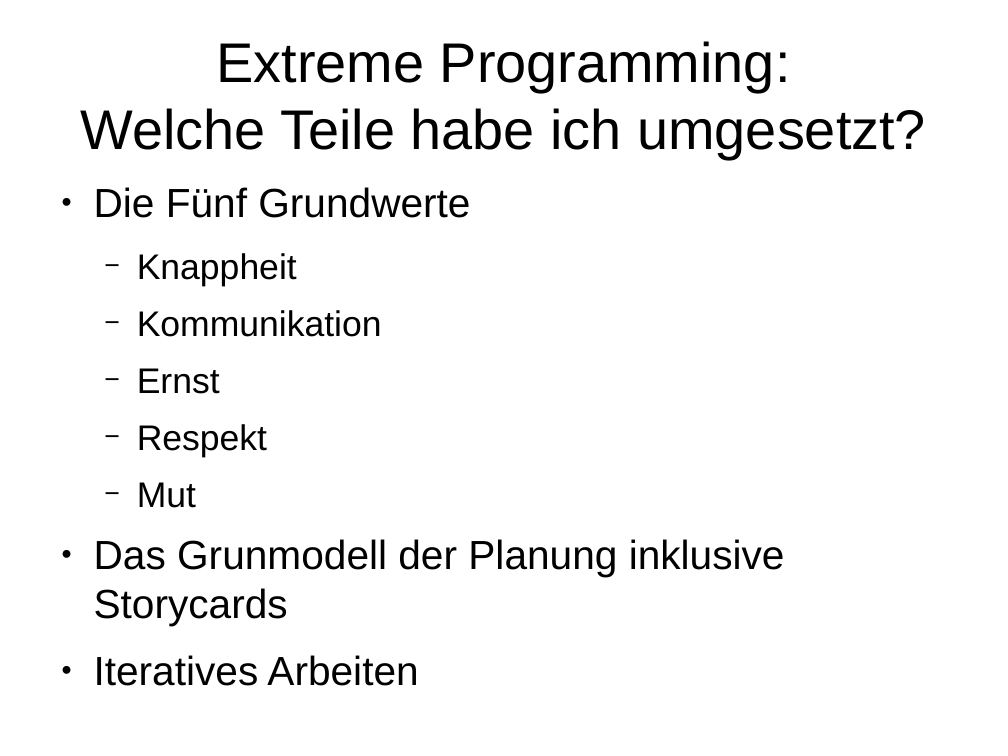
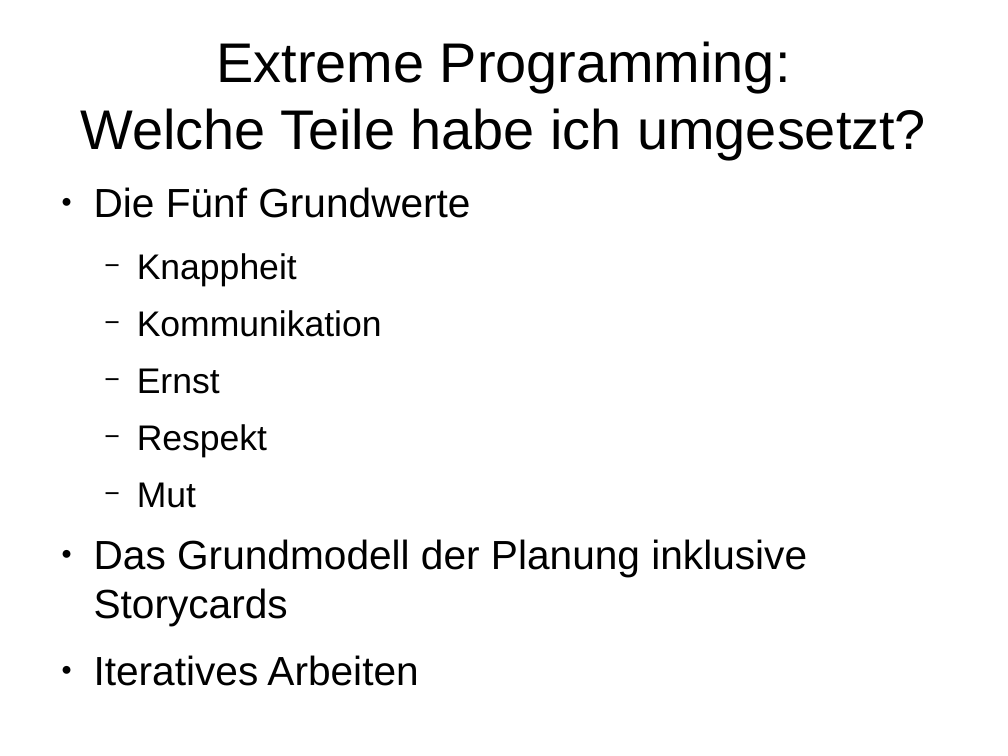
Before and after one commit to dawgermany/praesi-w-sem, a slide deck: slide 12 of Präsentation.odp. Drawn at 1008x756 pixels with LibreOffice and Linux fonts; fonts in the diff are those of the drawing. Boxes give left, top, right and bottom in pixels: in the first picture for what was removed or moved away, otherwise in the second. Text is boxed around its words. In the diff, an @@ line names an element or a change of style, - is before the commit and + after.

```diff
--- a/Präsentation.odp
+++ b/Präsentation.odp
@@ text at bbox=[94, 539, 807, 626]: text changed @@
-● Das Grunmodell der Planung inklusive Storycards
+● Das Grundmodell der Planung inklusive Storycards
```
Also in this commit, not shown: 1 other file.
